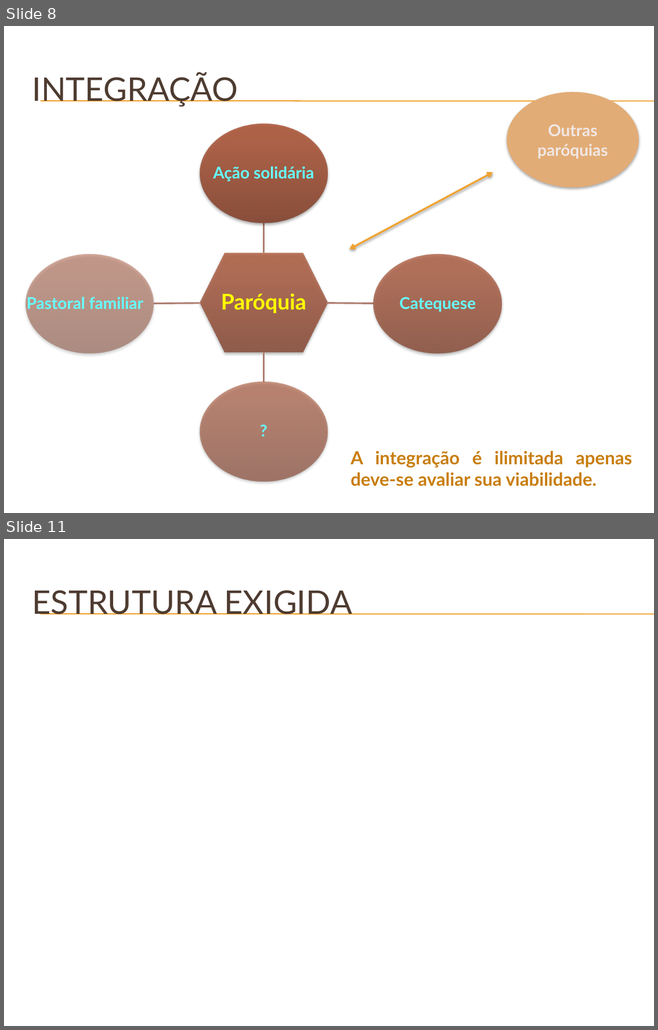
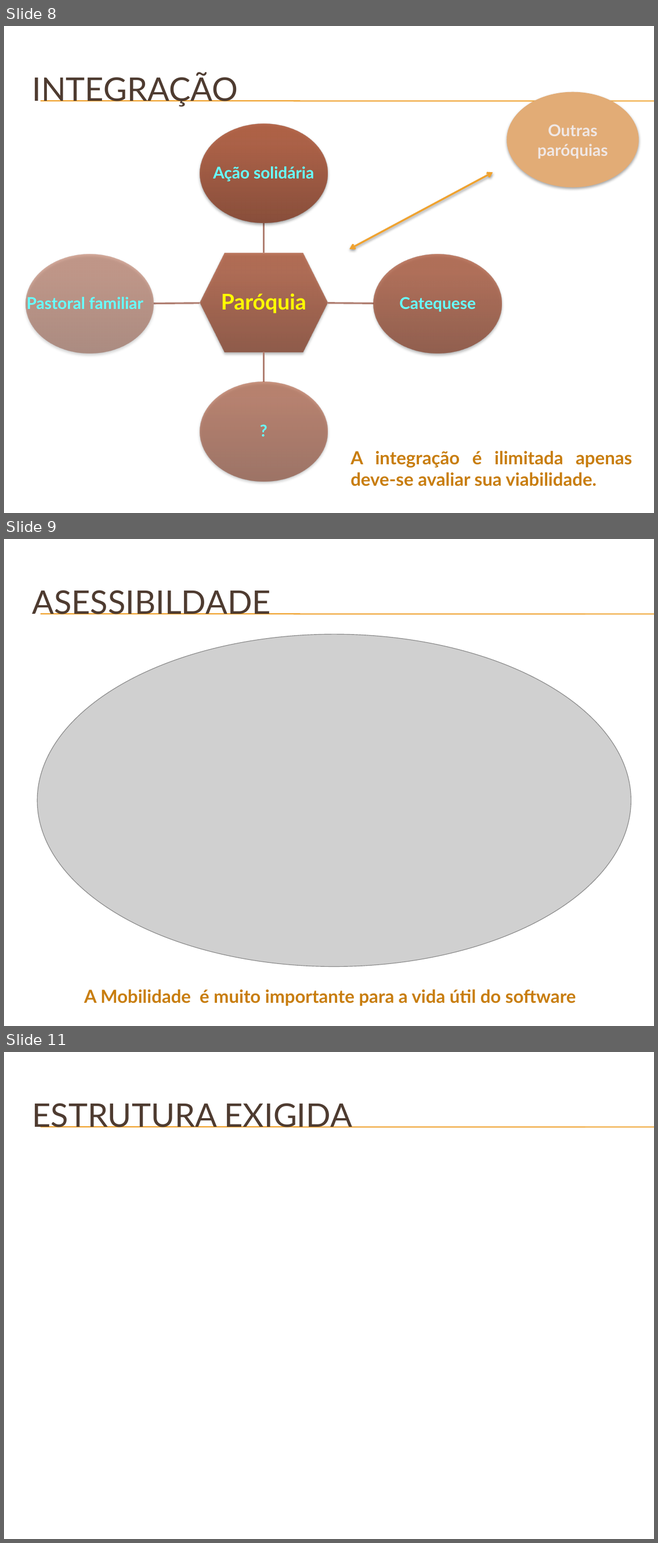
Before and after one commit to Neimarmg/Open_source, a slide deck: SAS/Planejamento/Docs/#3 - Apresentação do projeto.pptx. Shown one above the other, each under a label of ours: slides 8 and 11 before the commit, slides 8, 9 and 11 after it; the slides between them are not shown. The pictures are 658x1030 and 658x1543 pixels, drawn with LibreOffice and Linux fonts; fonts in the diff are those of the drawing; grey boxes stand for pictures; background and template pictures are left out. Boxes give left, top, right and bottom in pixels: in the first picture for what was removed or moved away, otherwise in the second. Text is boxed around its words. In the diff, an @@ line names an element or a change of style, - is before the commit and + after.

```diff
--- a/SAS/Planejamento/Docs/#3 - Apresentação do projeto.pptx
+++ b/SAS/Planejamento/Docs/#3 - Apresentação do projeto.pptx
@@ slide 9 added at (4, 539, 654, 1026), background picture (left out); not listed: 2 template elements that a slide beside it also shows @@
@@ title added at (32, 590, 271, 614), 36 pt, text #4E3B30 @@
+ASESSIBILDADE
@@ picture added at (37, 635, 630, 967) @@
@@ text added at (84, 990, 576, 1006), 20 pt, text #C87D0E, bold @@
+A Mobilidade é muito importante para a vida útil do software
```
Also in this commit, not shown: 2 slides changed, 1 slide removed, 3 other files.
